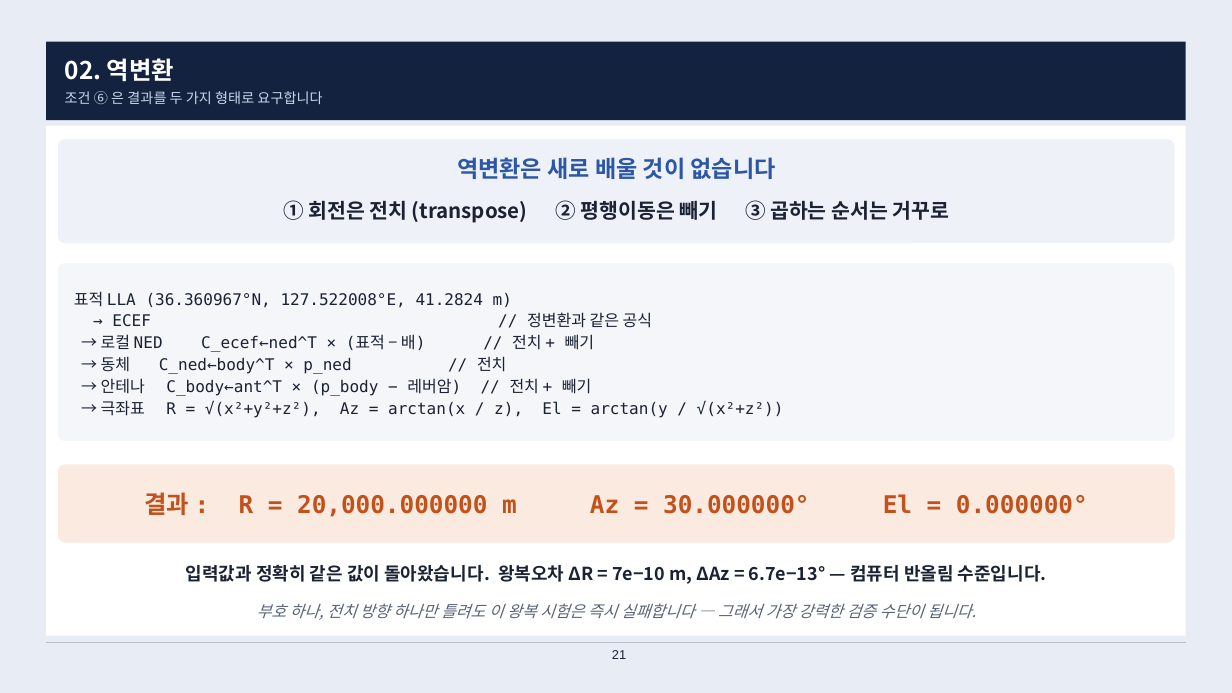
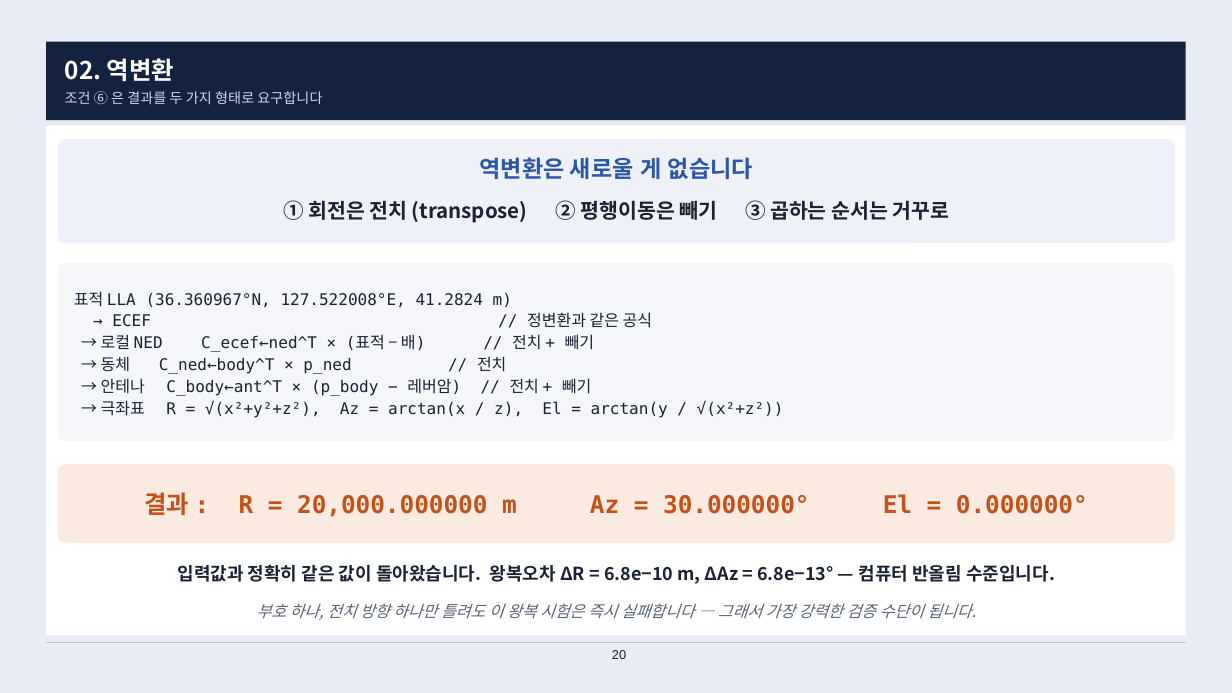
Before and after one commit to harley-hwan/radar-sw-study, a slide deck: slide 20 of Part2_CoordFrames/ref/산출물/Chapter2_coordinate_systems.pptx (slide 21 before the commit). Drawn at 1232x693 pixels with LibreOffice and Linux fonts; fonts in the diff are those of the drawing. Boxes give left, top, right and bottom in pixels: in the first picture for what was removed or moved away, otherwise in the second. Text is boxed around its words. In the diff, an @@ line names an element or a change of style, - is before the commit and + after.

```diff
--- a/Part2_CoordFrames/ref/산출물/Chapter2_coordinate_systems.pptx
+++ b/Part2_CoordFrames/ref/산출물/Chapter2_coordinate_systems.pptx
@@ text at [480,157,753,179]: text changed @@
-역변환은 새로 배울 것이 없습니다
+역변환은 새로울 게 없습니다
@@ text at [178,565,1055,584]: text changed @@
-입력값과 정확히 같은 값이 돌아왔습니다. 왕복오차 ΔR = 7e−10 m, ΔAz = 6.7e−13° — 컴퓨터 반올림 수준입니다.
+입력값과 정확히 같은 값이 돌아왔습니다. 왕복오차 ΔR = 6.8e−10 m, ΔAz = 6.8e−13° — 컴퓨터 반올림 수준입니다.
@@ page number at [612,650,626,659]: text changed @@
-21
+20
```
Also in this commit, not shown: 13 other slides changed, 7 slides added, 4 slides removed, 11 other files.
